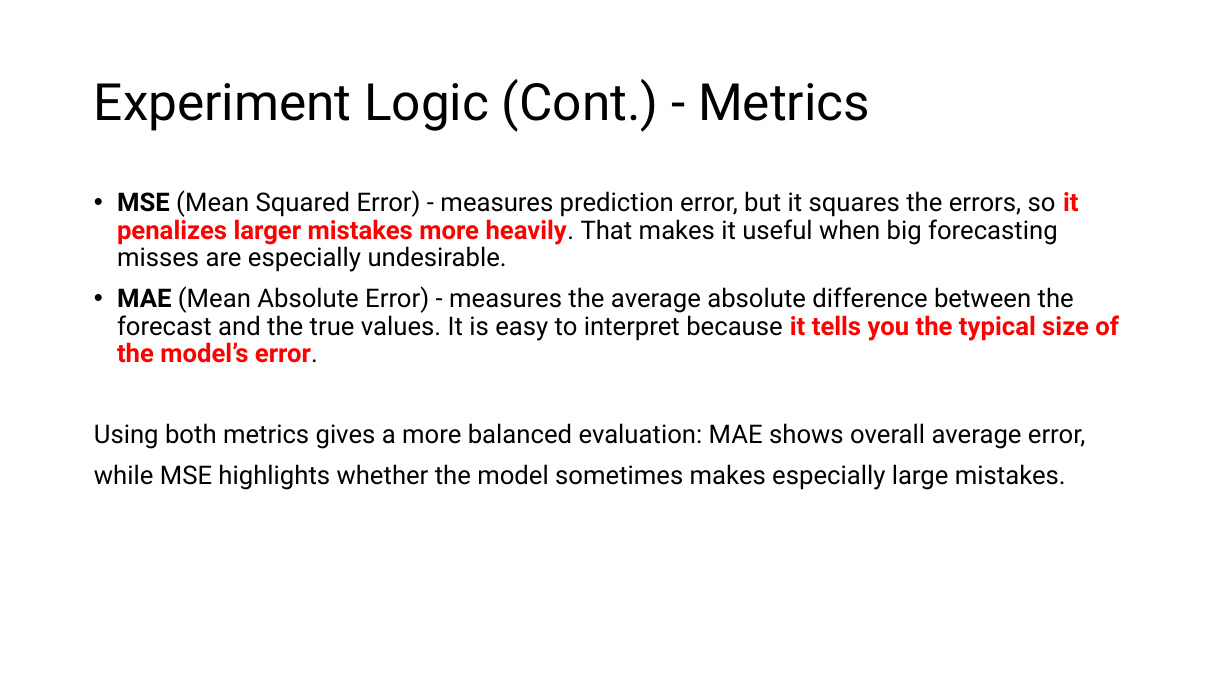
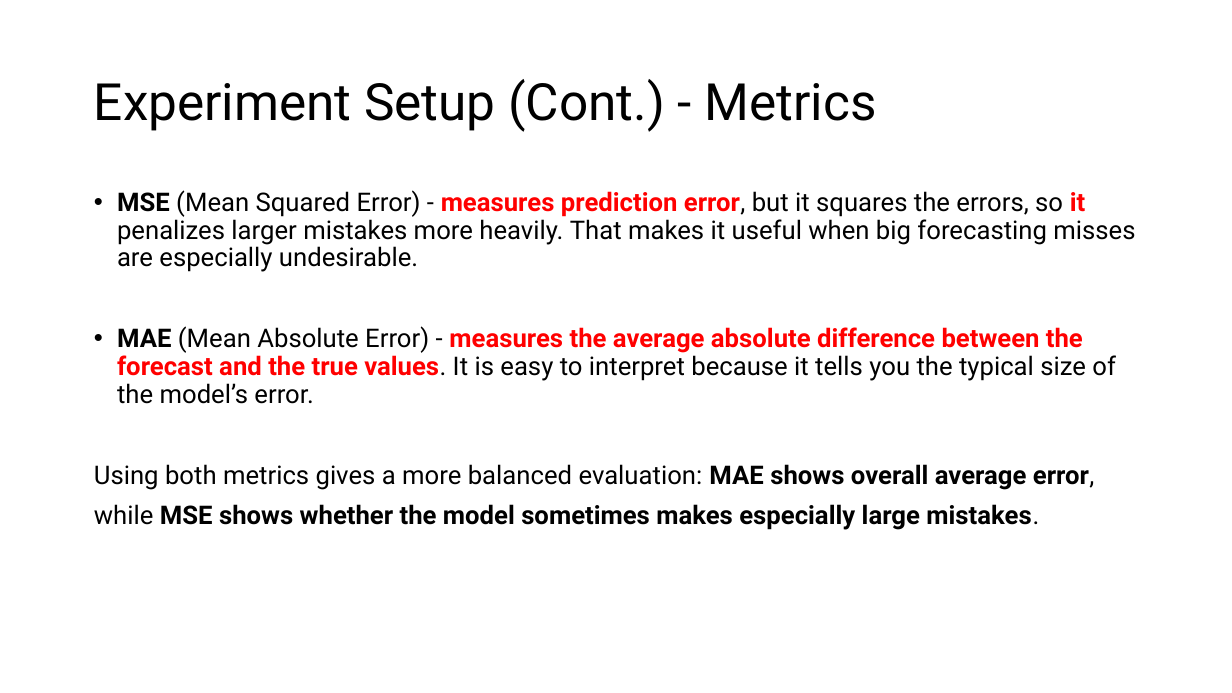
Before and after one commit to ZGRochelleDev/intelligent-systems-code-Review, a slide deck: slide 8 of deliverables/code-review-presentation.pptx. Drawn at 1232x693 pixels with LibreOffice and Linux fonts; fonts in the diff are those of the drawing. Boxes give left, top, right and bottom in pixels: in the first picture for what was removed or moved away, otherwise in the second. Text is boxed around its words. In the diff, an @@ line names an element or a change of style, - is before the commit and + after.

```diff
--- a/deliverables/code-review-presentation.pptx
+++ b/deliverables/code-review-presentation.pptx
@@ title at bbox=[94, 79, 877, 132]: text changed @@
-Experiment Logic (Cont.) - Metrics
+Experiment Setup (Cont.) - Metrics
@@ text at bbox=[94, 190, 1135, 490]: text colour #000000 to #FF0000 in "measures prediction error,", "measures the average absolute difference between the ..."; text colour #FF0000 to #000000, bold off in "penalizes larger mistakes more heavily.", "it tells you the typical size of ..."; bold on in "measures prediction error,", "measures the average absolute difference between the ...", "MAE shows overall average error," @@
@@ text at bbox=[94, 504, 1039, 530]: text changed; bold on @@
-while MSE highlights whether the model sometimes makes especially large mistakes.
+while MSE shows whether the model sometimes makes especially large mistakes.
```
Also in this commit, not shown: 11 other slides changed, 3 slides added, 1 slide removed, 9 other files.
